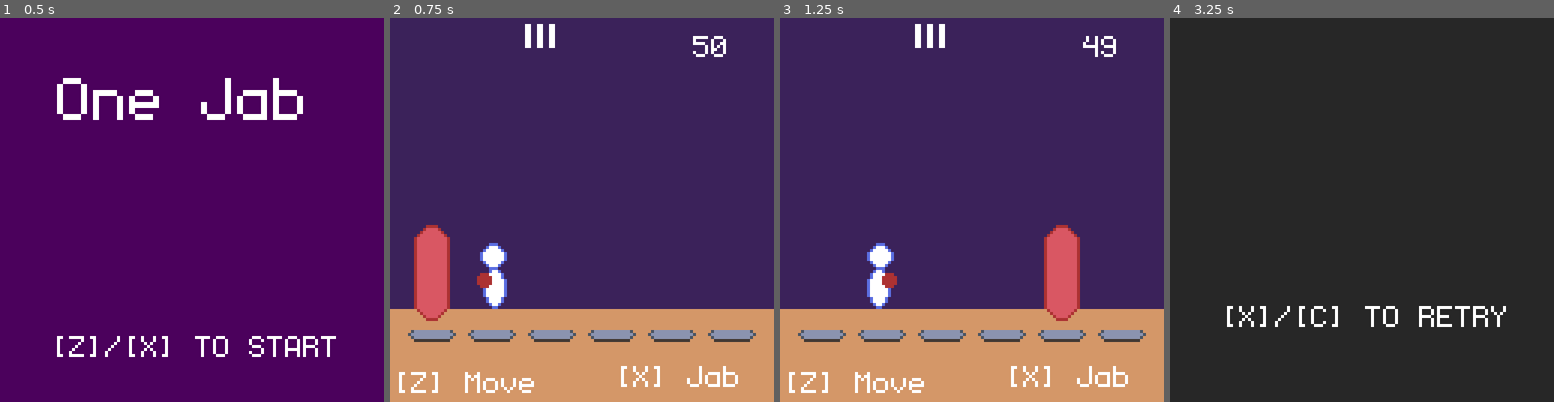
Above: before the commit, frames 1-4 (left to right).
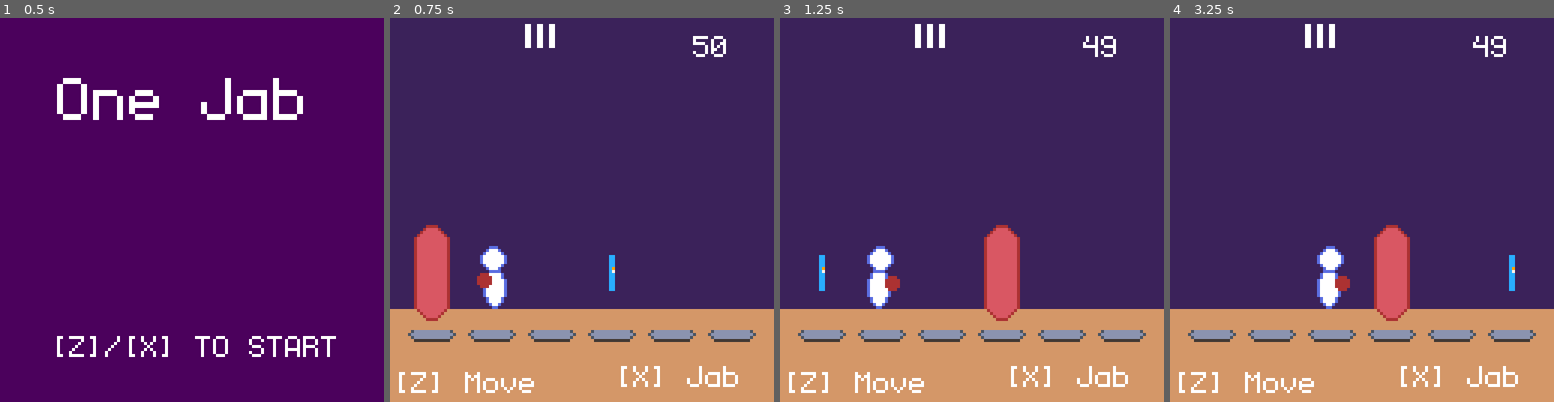
Above: after the commit, the same moments.

Repository: sugarvoid/one-jab
Game: Godot game, scene res://game/game.tscn
Same seed, same stepped clock (60 frames per second), same inputs: the game is played once before the commit and once after it.
Inputs:
- Up to frame 1 (0.5 s): no input
- Up to frame 2 (0.75 s): tap Enter at 0.5 s; hold Z (move) from 0.53 s (still down)
- Up to frame 3 (1.25 s): keep holding Z (move); tap X (poke) at 0.8 s
- Up to frame 4 (3.25 s): release Z (move) at 1.28 s; tap X (poke) at 1.35, 2.3, 2.85 s; tap Z (move) at 1.55, 3.05 s; tap Space at 2 s; hold Z (move) 2.03-2.78 s; tap Enter at 2.75 s

Frame 1 is identical in both runs. In frame 2, 0.3% of the frame differs, in the area x 23-59%, y 58-72%; in frame 3, 4.6%; in frame 4, 100%, in the area x 0-100%, y 0-100%.

Commit message:
Add marker

Diff:
--- a/game/game.gd
+++ b/game/game.gd
@@ -6,6 +6,8 @@
 var player_slot: int
 var lives: int
 const HITS_NEEDED: int = 50;
+
+var bags_next_pos: int
 
 const slots: Array[int] = [
 	14,
@@ -27,6 +29,7 @@
 
 
 func update_bag():
+	$PlayScreen/marker.position = Vector2(slots[bags_next_pos], 85)
 	if bag_slot < player_slot:
 		$PlayScreen/PunchingBag.scale.x = 1
 	elif bag_slot > player_slot:
@@ -52,6 +55,7 @@
 			$GameOver.hide()
 			$StartScreen.show()
 		1:
+			bags_next_pos = 3
 			lives = 3
 			hits_left = HITS_NEEDED
 			bag_slot = 0
@@ -69,6 +73,7 @@
 
 func player_punch():
 	if player_slot == (bag_slot - 1) or player_slot == bag_slot + 1:
+		$PlayScreen/Player/Sprite2D.play("punch")
 		$PlayScreen/PunchingBag/AnimatedSprite2D.play("hit")
 		hits_left -= 1
 		update_hud()
@@ -79,10 +84,12 @@
 
 
 func move_bag():
+	bag_slot = bags_next_pos
 	var new_pos = randi_range(0,5)
-	while new_pos == player_slot:
+	while new_pos == bags_next_pos or new_pos == clamp(bags_next_pos - 1, 0, 5) or new_pos == clamp(bags_next_pos + 1, 0, 5):
 		new_pos = randi_range(0,5)
-	bag_slot = new_pos
+
+	bags_next_pos = new_pos
 
 
 func get_new_pos(slot: int) -> Vector2:
--- a/game/game.tscn
+++ b/game/game.tscn
@@ -1,10 +1,11 @@
-[gd_scene load_steps=6 format=3 uid="uid://dk7hulw0lliyx"]
+[gd_scene load_steps=7 format=3 uid="uid://dk7hulw0lliyx"]
 
 [ext_resource type="Script" path="res://game/game.gd" id="1_kfiw7"]
 [ext_resource type="FontFile" uid="uid://cnvt8vlhoyj1d" path="res://game/monogram.ttf" id="2_mx117"]
 [ext_resource type="Texture2D" uid="uid://c5mg85mfs4atw" path="res://game/asset/floor_spot.png" id="3_n7khr"]
 [ext_resource type="PackedScene" uid="uid://bghuykru61t2m" path="res://game/punching_bag.tscn" id="3_xismm"]
 [ext_resource type="PackedScene" uid="uid://dogppkto2udxk" path="res://game/player.tscn" id="5_n18sr"]
+[ext_resource type="Texture2D" uid="uid://c8rdk0hgwac5l" path="res://icon.png" id="6_8t2xj"]
 
 [node name="Game" type="Node2D"]
 script = ExtResource("1_kfiw7")
@@ -142,6 +143,11 @@
 max_value = 60.0
 value = 34.0
 
+[node name="marker" type="Sprite2D" parent="PlayScreen"]
+position = Vector2(101.5, 72.5)
+scale = Vector2(0.046875, 0.234375)
+texture = ExtResource("6_8t2xj")
+
 [node name="GameOver" type="Node2D" parent="."]
 visible = false
 
--- a/game/player.tscn
+++ b/game/player.tscn
@@ -1,9 +1,60 @@
-[gd_scene load_steps=2 format=3 uid="uid://dogppkto2udxk"]
+[gd_scene load_steps=9 format=3 uid="uid://dogppkto2udxk"]
 
 [ext_resource type="Texture2D" uid="uid://b8l4v71udi62w" path="res://game/asset/player.png" id="1_imadp"]
+
+[sub_resource type="AtlasTexture" id="AtlasTexture_mb3wh"]
+atlas = ExtResource("1_imadp")
+region = Rect2(0, 0, 16, 32)
+
+[sub_resource type="AtlasTexture" id="AtlasTexture_7imrl"]
+atlas = ExtResource("1_imadp")
+region = Rect2(16, 0, 16, 32)
+
+[sub_resource type="AtlasTexture" id="AtlasTexture_2kfny"]
+atlas = ExtResource("1_imadp")
+region = Rect2(32, 0, 16, 32)
+
+[sub_resource type="AtlasTexture" id="AtlasTexture_7bbf8"]
+atlas = ExtResource("1_imadp")
+region = Rect2(48, 0, 16, 32)
+
+[sub_resource type="AtlasTexture" id="AtlasTexture_miped"]
+atlas = ExtResource("1_imadp")
+region = Rect2(64, 0, 16, 32)
+
+[sub_resource type="AtlasTexture" id="AtlasTexture_irxgl"]
+atlas = ExtResource("1_imadp")
+region = Rect2(80, 0, 16, 32)
+
+[sub_resource type="SpriteFrames" id="SpriteFrames_s7bs4"]
+animations = [{
+"frames": [{
+"duration": 1.0,
+"texture": SubResource("AtlasTexture_mb3wh")
+}, {
+"duration": 1.0,
+"texture": SubResource("AtlasTexture_7imrl")
+}, {
+"duration": 1.0,
+"texture": SubResource("AtlasTexture_2kfny")
+}, {
+"duration": 1.0,
+"texture": SubResource("AtlasTexture_7bbf8")
+}, {
+"duration": 1.0,
+"texture": SubResource("AtlasTexture_miped")
+}, {
+"duration": 1.0,
+"texture": SubResource("AtlasTexture_irxgl")
+}],
+"loop": false,
+"name": &"punch",
+"speed": 20.0
+}]
 
 [node name="Player" type="Node2D"]
 metadata/_edit_group_ = true
 
-[node name="Sprite2D" type="Sprite2D" parent="."]
-texture = ExtResource("1_imadp")
+[node name="Sprite2D" type="AnimatedSprite2D" parent="."]
+sprite_frames = SubResource("SpriteFrames_s7bs4")
+animation = &"punch"
Binary file added: game/asset/player.aseprite
Binary file changed: game/asset/player.png
